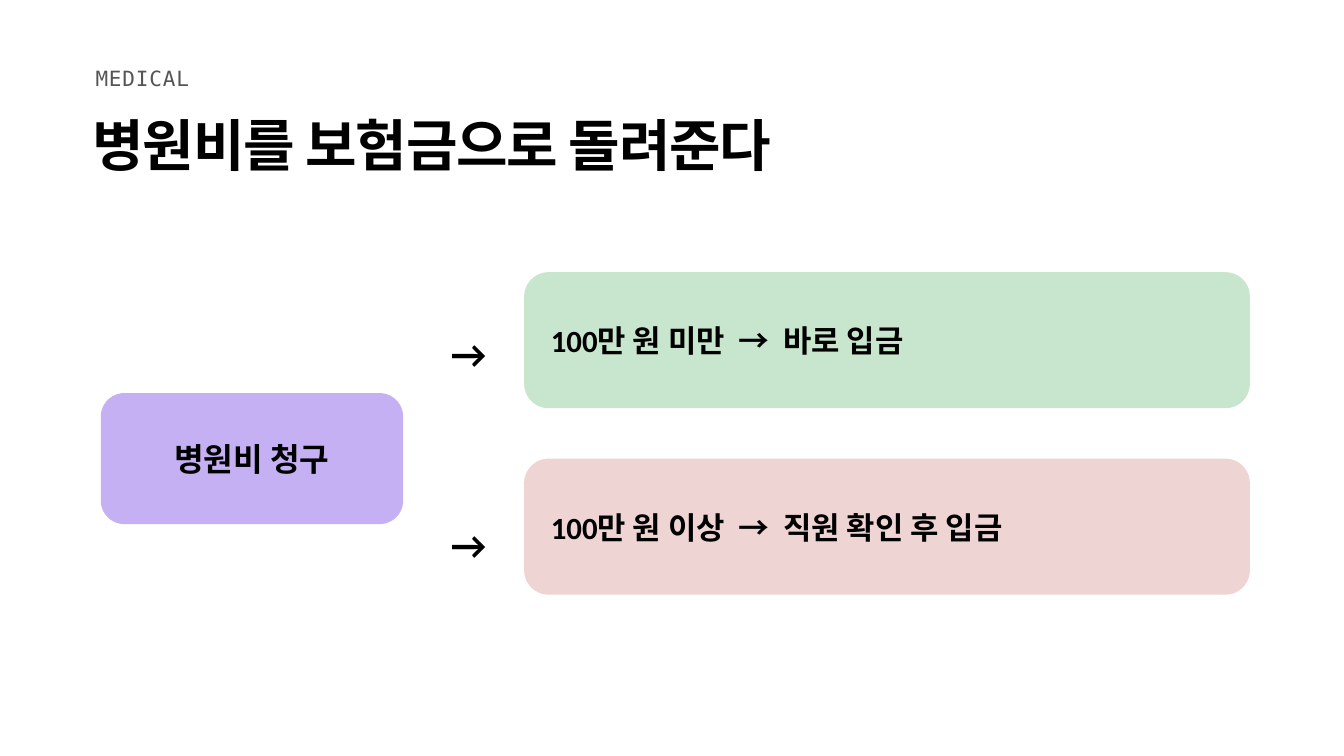
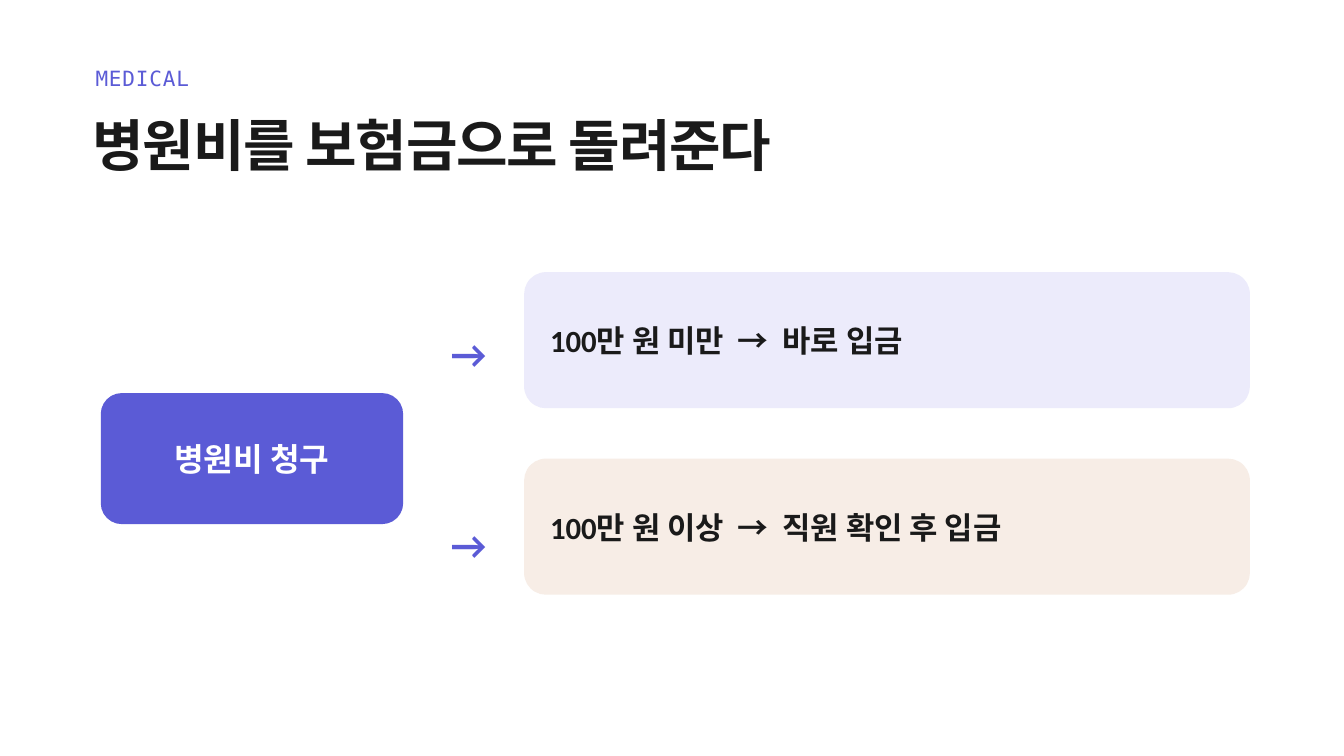
Before and after one commit to heyoonyoon/distributed-programming, a slide deck: slide 4 of docs/presentation/보험발표-figma.pptx. Drawn at 1344x756 pixels with LibreOffice and Linux fonts; fonts in the diff are those of the drawing. Boxes give left, top, right and bottom in pixels: in the first picture for what was removed or moved away, otherwise in the second. Text is boxed around its words. In the diff, an @@ line names an element or a change of style, - is before the commit and + after.

```diff
--- a/docs/presentation/보험발표-figma.pptx
+++ b/docs/presentation/보험발표-figma.pptx
@@ text "MEDICAL" at box(96, 70, 189, 87): text colour #555555 to #5B5BD6 @@
@@ text "병원비를 보험금으로 돌려준다" at box(93, 118, 772, 171): text colour #000000 to #1A1A1A @@
@@ rounded rectangle "100만 원 미만 → 바로 ..." at box(524, 272, 1250, 408): text colour #000000 to #1A1A1A; fill #C8E6CD to #ECEBFB; proportions changed @@
@@ text "→" at box(434, 318, 504, 388): text colour #000000 to #5B5BD6 @@
@@ rounded rectangle "병원비 청구" at box(101, 393, 403, 524): text colour #000000 to #FFFFFF; fill #C5B0F4 to #5B5BD6; proportions changed @@
@@ rounded rectangle "100만 원 이상 → 직원 ..." at box(524, 459, 1250, 595): text colour #000000 to #1A1A1A; fill #EFD4D4 to #F7EDE6; proportions changed @@
@@ text "→" at box(434, 509, 504, 580): text colour #000000 to #5B5BD6 @@
```
Also in this commit, not shown: 19 other slides changed, 2 other files.
